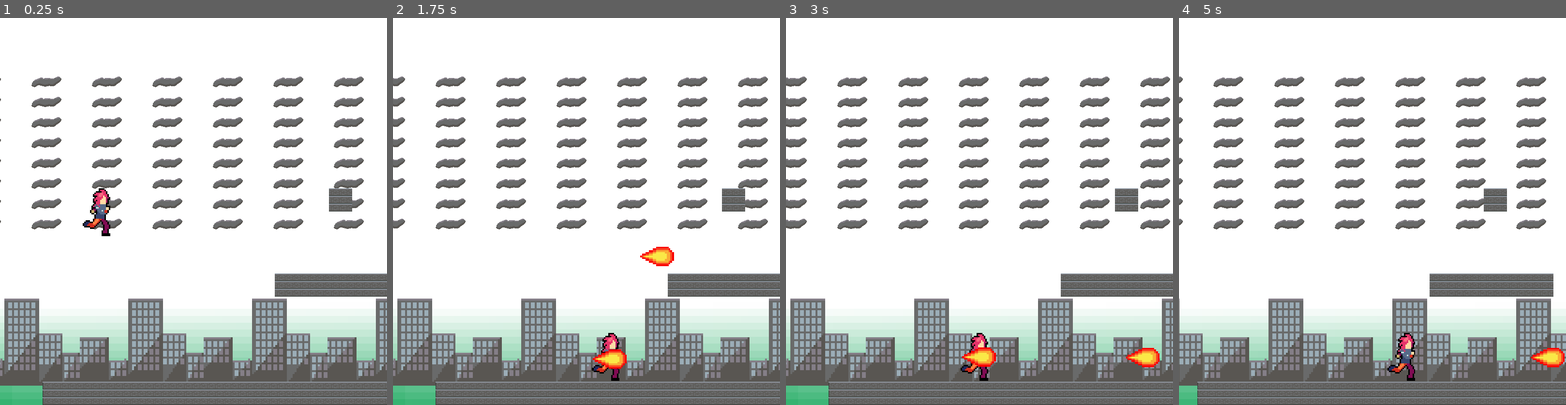
Above: before the commit, frames 1-4 (left to right).
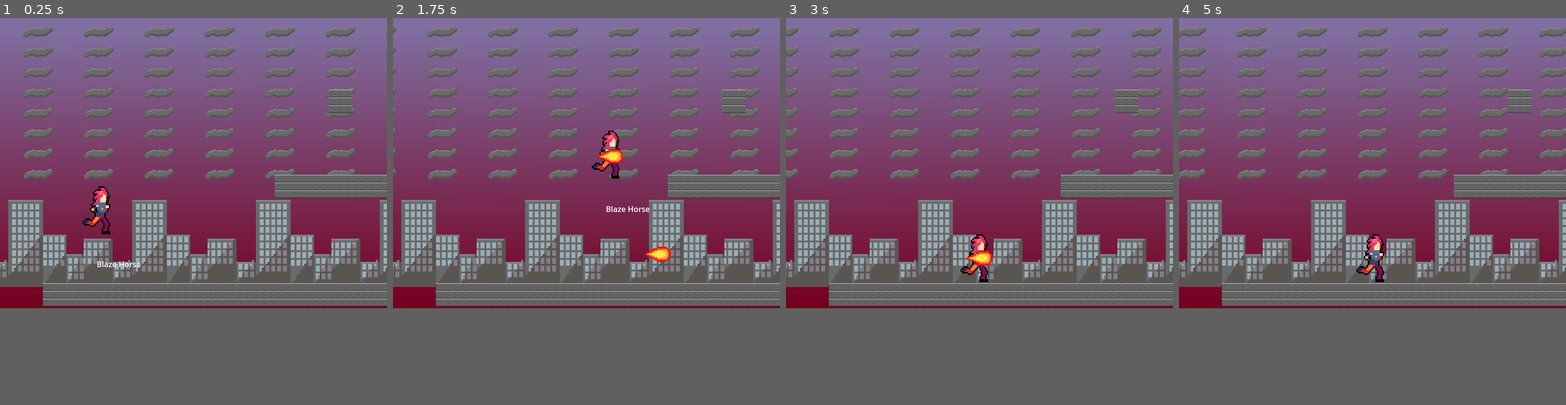
Above: after the commit, the same moments.

Repository: codyclarke/Hot6Game
Game: Godot game, scene res://scenes/stage.tscn
The game is run twice, just before and just after one commit, with the same random seed, the same clock (stepped at 60 frames per second) and the same inputs.
Inputs:
- Up to frame 1 (0.25 s): no input
- Up to frame 2 (1.75 s): hold D (move_right) from 0.53 s (still down); tap Space (attack) at 0.6, 1.55 s; tap W (jump) at 0.77, 0.8, 1.07, 1.35, 1.52 s
- Up to frame 3 (3 s): tap W (jump) at 1.82, 2.3 s; release D (move_right) at 2.03 s; hold A (move_left) 2.03-2.78 s; tap Space (attack) at 2.1, 2.85 s; hold D (move_right) from 2.78 s (still down)
- Up to frame 4 (5 s): tap W (jump) at 3.02, 3.32, 3.6, 3.77, 4.07, 4.52, 4.82 s; release D (move_right) at 4.28 s; hold A (move_left) from 4.28 s (still down); tap Space (attack) at 4.35 s
In our replay, the window is 800x800 before the commit and 800x600 after it. These sizes can differ from the game's own. Grey fills any space a smaller window leaves; there, only what the larger window draws over its background counts as a difference.

The runs differ from the first frame. In frame 1, 85% of the frame differs, in the area x 0-100%, y 0-100%; in frame 2, 86%; in frame 3, 86%; in frame 4, 85%.

Commit message:
Adjusted aspect ratio

Diff:
--- a/models/player/character_state.gd
+++ b/models/player/character_state.gd
@@ -12,7 +12,7 @@
 	character.last_name = last
 	character.health = 5
 	character.speed = 200.0
-	character.jump_speed = 20.0
+	character.jump_speed = 500.0
 	return character
 
 func full_name() -> String:
--- a/project.godot
+++ b/project.godot
@@ -18,7 +18,7 @@
 [display]
 
 window/size/viewport_width=800
-window/size/viewport_height=800
+window/size/viewport_height=600
 window/stretch/mode="viewport"
 window/stretch/aspect="expand"
 window/stretch/scale_mode="integer"
--- a/scenes/player.gd
+++ b/scenes/player.gd
@@ -29,4 +29,5 @@
 func spawn_projectile():
 	var bang = projectile.instantiate()
 	bang.position = position
+	bang.scale *= 1.0-(randf()*0.2)-0.1
 	owner.add_child(bang)
--- a/scenes/stage.tscn
+++ b/scenes/stage.tscn
@@ -8,8 +8,8 @@
 [ext_resource type="Script" uid="uid://co3on8i2asy04" path="res://scenes/camera_2d.gd" id="4_6c5u0"]
 
 [sub_resource type="Gradient" id="Gradient_knoaa"]
-offsets = PackedFloat32Array(0, 0.2846154)
-colors = PackedColorArray(4.1873755e-06, 0.6213653, 0.29638085, 1, 1, 1, 1, 1)
+offsets = PackedFloat32Array(0, 0.6208113)
+colors = PackedColorArray(0.46135682, 0, 0.1280562, 1, 0.49803922, 0.43137255, 0.62352943, 1)
 
 [sub_resource type="GradientTexture2D" id="GradientTexture2D_8rem4"]
 gradient = SubResource("Gradient_knoaa")
@@ -44,7 +44,7 @@
 repeat_size = Vector2(800, 0)
 
 [node name="Sprite2D" type="Sprite2D" parent="Background/Parallax2D"]
-position = Vector2(400, 400)
+position = Vector2(464, 144)
 scale = Vector2(14.47825, 14.380371)
 texture = SubResource("CanvasTexture_gi7kc")
 
@@ -56,7 +56,7 @@
 repeat_times = 7
 
 [node name="CloudSprite" type="Sprite2D" parent="Background/Cloud"]
-position = Vector2(425.2, 258)
+position = Vector2(408, 160)
 texture = ExtResource("2_vcsse")
 
 [node name="Buildings" type="Parallax2D" parent="Background"]
@@ -65,7 +65,7 @@
 repeat_times = 8
 
 [node name="BuildingsSprite" type="Sprite2D" parent="Background/Buildings"]
-position = Vector2(408, 632)
+position = Vector2(416, 434)
 scale = Vector2(4, 4)
 texture = ExtResource("3_2so7o")
 
@@ -80,9 +80,10 @@
 position = Vector2(112, 384)
 
 [node name="TileMapLayer" type="TileMapLayer" parent="."]
+position = Vector2(0, -200)
 tile_map_data = PackedByteArray("AAAAADAAAAAAAAMAAAABADAAAAABAAMAAAACADAAAAABAAMAAAADADAAAAABAAMAAAAEADAAAAABAAMAAAAFAD …(11296 unchanged characters)…
 tile_set = SubResource("TileSet_vcsse")
 
 [node name="Camera2D" type="Camera2D" parent="."]
-position = Vector2(400, 400)
+position = Vector2(400, 304)
 script = ExtResource("4_6c5u0")
Not shown, changed: resources/Hot6.pur
